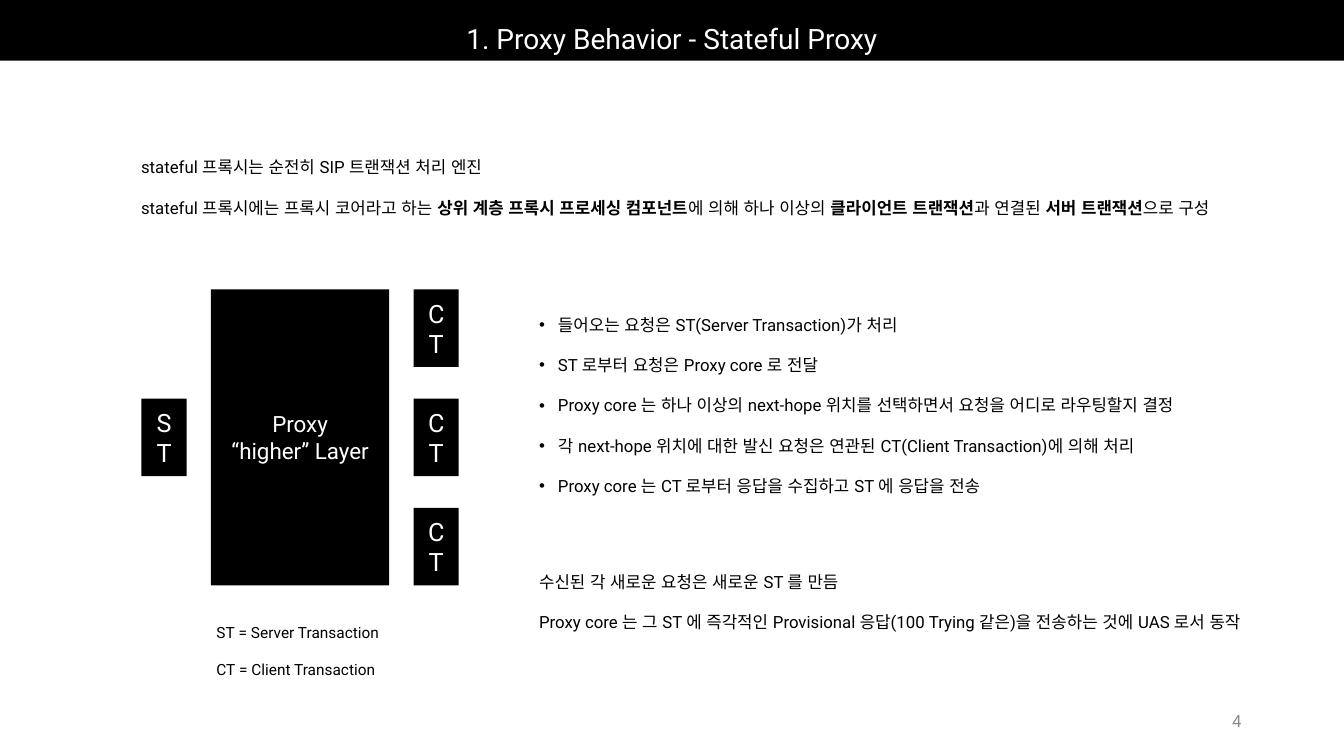
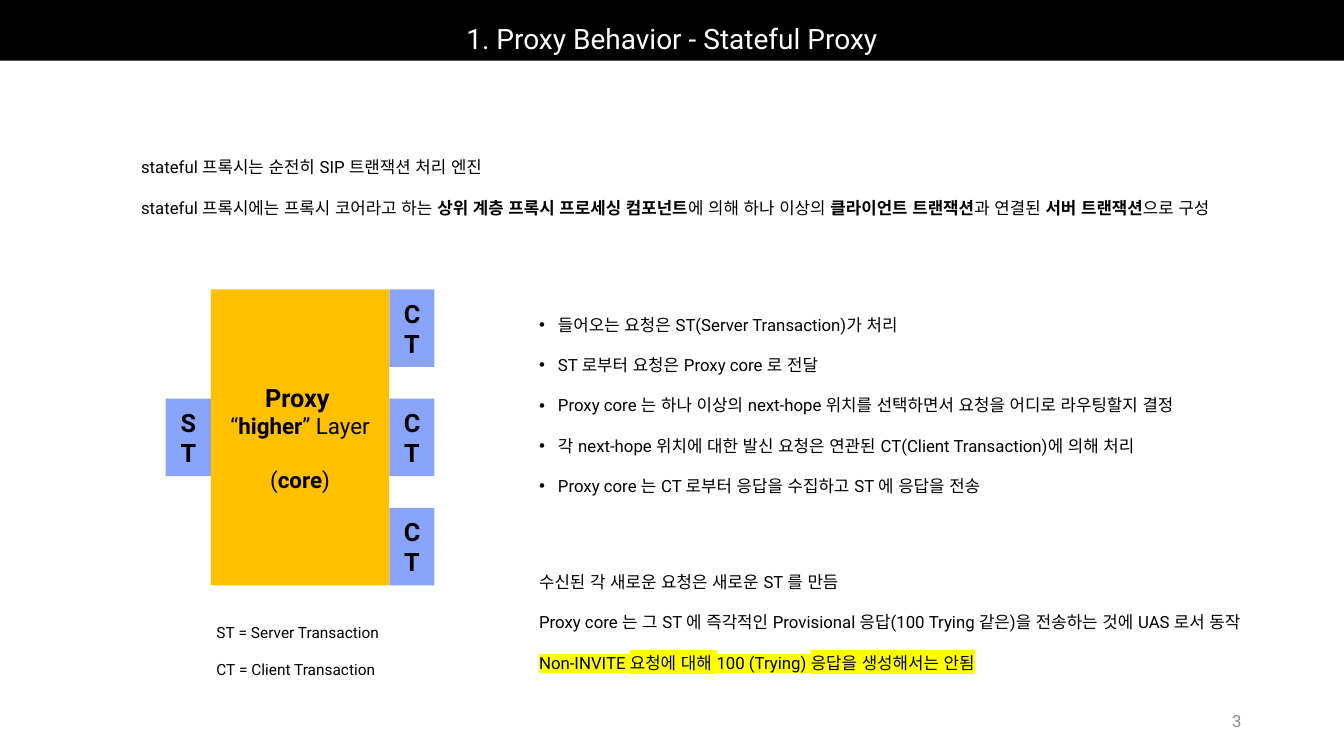
Before and after one commit to Epsilonely/SIP-Survey, a slide deck: slide 3 of 세미나 3차.pptx (slide 4 before the commit). Drawn at 1344x756 pixels with LibreOffice and Linux fonts; fonts in the diff are those of the drawing. Boxes give left, top, right and bottom in pixels: in the first picture for what was removed or moved away, otherwise in the second. Text is boxed around its words. In the diff, an @@ line names an element or a change of style, - is before the commit and + after.

```diff
--- a/세미나 3차.pptx
+++ b/세미나 3차.pptx
@@ rectangle "Proxy" at (211, 289, 389, 586): fill #000000 to #FFC000 @@
@@ text in rectangle at (230, 389, 370, 439): size 16 to 18 pt in "Proxy"; text colour #FFFFFF to #000000 in "Proxy", "“higher” Layer"; bold on in "Proxy", "“higher”" @@
@@ rectangle "ST": place and size @@
-rectangle "ST" at (141, 399, 187, 477)
+rectangle "ST" at (165, 399, 211, 477)
@@ text in rectangle at (270, 470, 330, 493): paragraph added @@
+(core)
@@ text colour #FFFFFF to #000000, bold on; fill #000000 to #89A3F7 in 4 elements at (165, 399, 211, 477), (389, 399, 435, 477), (389, 289, 435, 367), (389, 508, 435, 586) @@
@@ 3 rectangles: place and size @@
-3 rectangles at (413, 289, 459, 586)
+3 rectangles at (389, 289, 435, 586)
@@ text at (539, 655, 975, 674): paragraph added @@
+Non-INVITE 요청에 대해 100 (Trying) 응답을 생성해서는 안됨
@@ page number at (1232, 715, 1241, 727): text changed @@
-4
+3
```
Also in this commit, not shown: 6 other slides changed, 1 slide removed.
